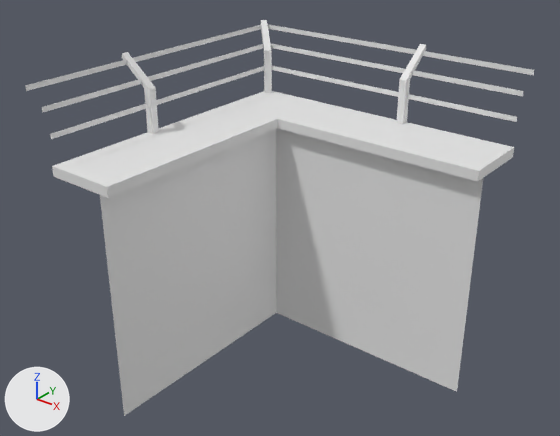
The FBX model Blender/FBX/Outside Warehouse/Walls/Outer Corner Wall.fbx: old version first, new version second.
The view is the same before and after, from a 50 mm camera at (-46.02, 8.0, 15.65) aimed at (-51.48, 14.82, 11.43). Every picture has the same lights, and +X, +Y and +Z are marked at lower left. Where no turn or scale is listed for an object, it has been applied to the vertices.

Names of what the first picture shows: 'Outer Corner Wall'.
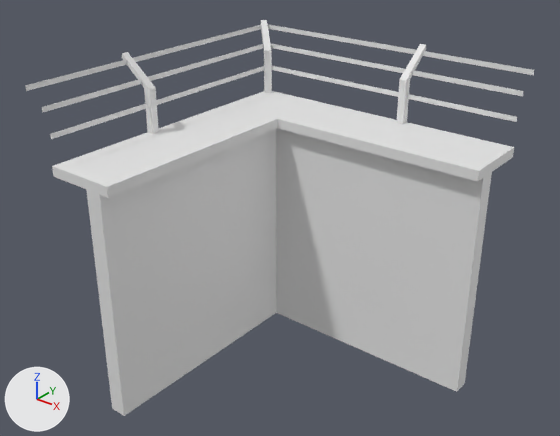
What differs and where, as boxes [x1, y1, x2, y2] in the pictures (560 x 436 px):
part 1 of me_plane_934, added: after [457, 172, 492, 391]
part 2 of me_plane_934, added: after [86, 190, 124, 416]

The change in detail:
Material 'Outer Corner Wall' (mat_outer_corner_wall) is new.
Its base color is (0.8, 0.8, 0.8) (white #e7e7e7).
me_plane_934 has 71 vertices, 43 faces and spans x -1.73..2.45, y -2.25..1.93, z 0.0..4.07.
me_plane_934 is used by ob_outer_corner_wall; location (-51.72, 14.98, 9.25).
Verts and faces of me_plane_934; kept vertices keep their numbers, new ones are numbered from 71.
Before the commit, vertices of me_plane_934: 2 (2.45, 0.75, 3.0) at pixel (483, 177), 3 (2.45, 0.75, 0.0) at pixel (456, 392).
Before the commit, vertices of me_plane_934: 9 (-0.55, -2.25, 3.0) at pixel (99, 194), 10 (-0.55, -2.25, 0.0) at pixel (124, 416).
Part 1, on me_plane_934:
New vertex 71 is at (2.45, 0.97, 3.0), pixel (491, 171).
New vertex 72 is at (2.45, 0.97, 0.0), pixel (464, 383).
New faces: (2, 3, 72, 71).
Part 2, on me_plane_934:
New vertex 73 is at (-0.78, -2.25, 3.0), pixel (86, 189).
New vertex 74 is at (-0.78, -2.25, 0.0), pixel (112, 408).
New faces: (9, 73, 74, 10).
me_plane_934 now uses material mat_outer_corner_wall (white #e7e7e7).
